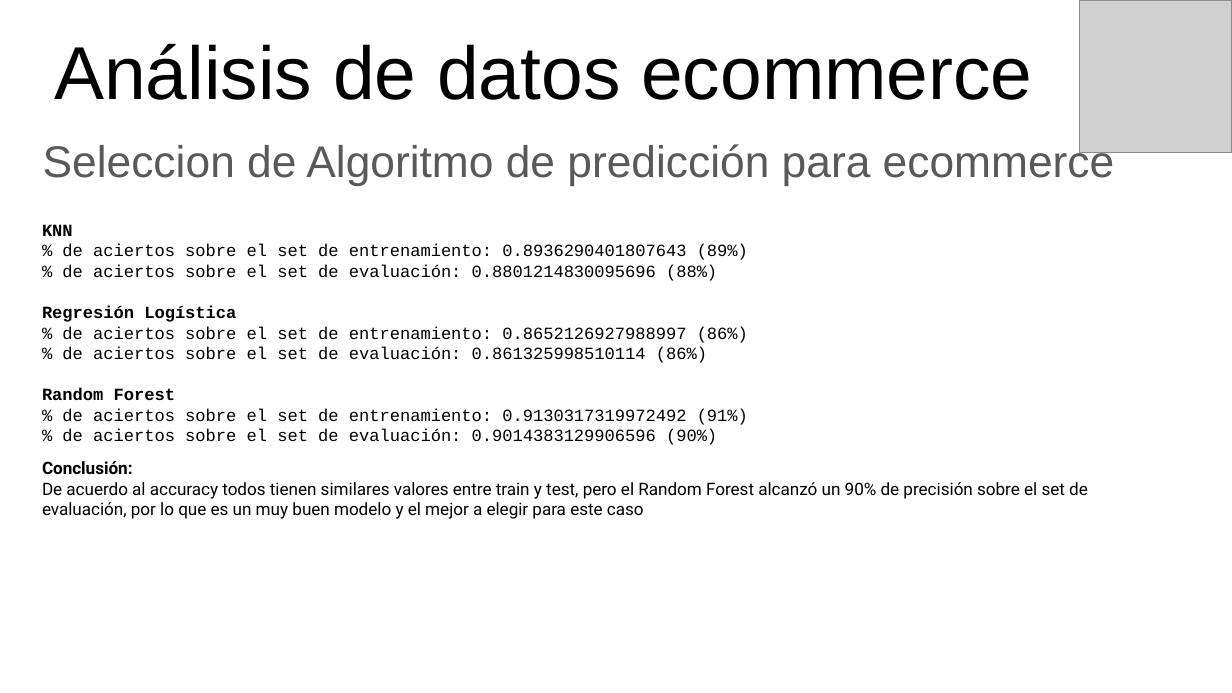
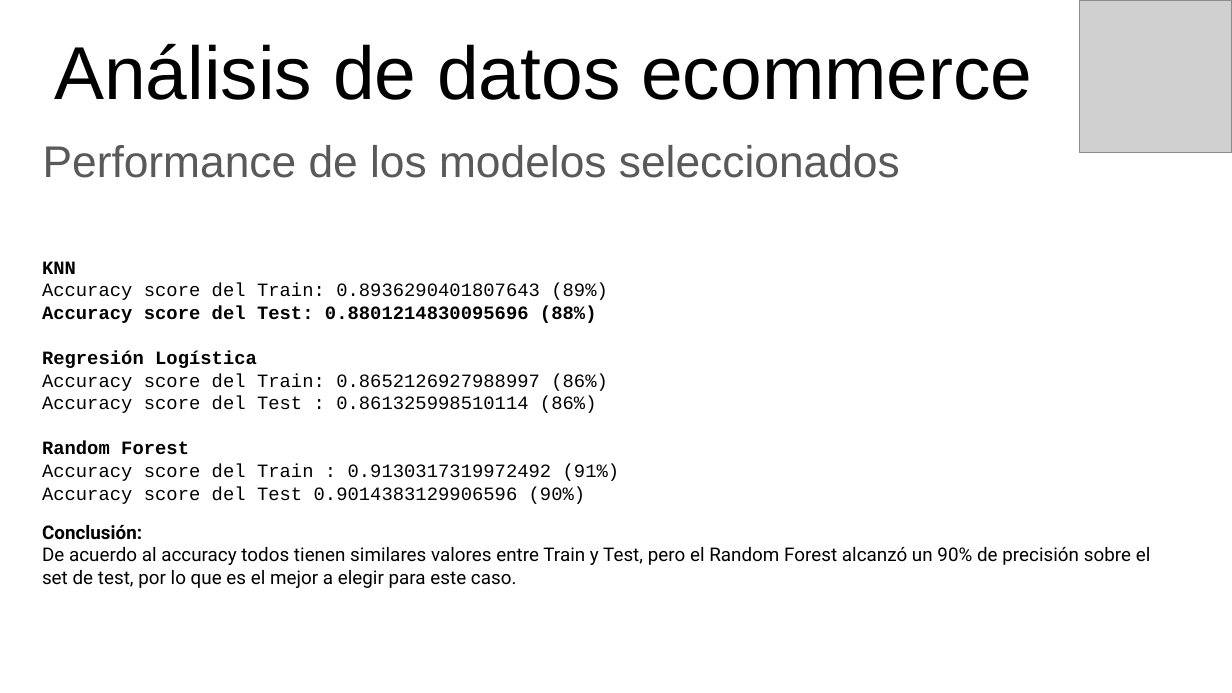
Before and after one commit to eliasguillermo/ds-ecommerce, a slide deck: slide 19 of PROYECTO FINAL - PRESENTANCION GERENCIAL.pptx. Drawn at 1232x693 pixels with LibreOffice and Linux fonts; fonts in the diff are those of the drawing; grey boxes stand for pictures. Boxes give left, top, right and bottom in pixels: in the first picture for what was removed or moved away, otherwise in the second. Text is boxed around its words. In the diff, an @@ line names an element or a change of style, - is before the commit and + after.

Commit message:
PPT Update

```diff
--- a/PROYECTO FINAL - PRESENTANCION GERENCIAL.pptx
+++ b/PROYECTO FINAL - PRESENTANCION GERENCIAL.pptx
@@ subtitle at (x1=43, y1=145, x2=900, y2=178): text changed @@
-Seleccion de Algoritmo de predicción para ecommerce
+Performance de los modelos seleccionados
@@ text at (x1=42, y1=261, x2=257, y2=540): size 10 to 11 pt in "KNN", "Regresión Logística", "Random Forest", "Conclusión:" @@
@@ text "KNN" moved from (x1=42, y1=224, x2=1088, y2=519) to (x1=42, y1=261, x2=1151, y2=588) @@
@@ text at (x1=42, y1=283, x2=608, y2=323): text changed; size 10 to 11 pt @@
-% de aciertos sobre el set de entrenamiento: 0.8936290401807643 (89%)
-% de aciertos sobre el set de evaluación: 0.8801214830095696 (88%)
+Accuracy score del Train: 0.8936290401807643 (89%)
+Accuracy score del Test: 0.8801214830095696 (88%)
@@ text at (x1=42, y1=373, x2=608, y2=413): text changed; size 10 to 11 pt @@
-% de aciertos sobre el set de entrenamiento: 0.8652126927988997 (86%)
-% de aciertos sobre el set de evaluación: 0.861325998510114 (86%)
+Accuracy score del Train: 0.8652126927988997 (86%)
+Accuracy score del Test : 0.861325998510114 (86%)
@@ text at (x1=42, y1=464, x2=620, y2=504): text changed; size 10 to 11 pt @@
-% de aciertos sobre el set de entrenamiento: 0.9130317319972492 (91%)
-% de aciertos sobre el set de evaluación: 0.9014383129906596 (90%)
+Accuracy score del Train : 0.9130317319972492 (91%)
+Accuracy score del Test 0.9014383129906596 (90%)
@@ text at (x1=42, y1=547, x2=1151, y2=588): text changed; size 10 to 11 pt @@
-De acuerdo al accuracy todos tienen similares valores entre train y test, pero el Random Forest alcanzó un 90% de precisión sobre el set de evaluación, por lo que es un muy buen modelo y el mejor a elegir para este caso
+De acuerdo al accuracy todos tienen similares valores entre Train y Test, pero el Random Forest alcanzó un 90% de precisión sobre el set de test, por lo que es el mejor a elegir para este caso.
```
Also in this commit, not shown: 7 other slides changed, 1 slide added, 1 other file.
